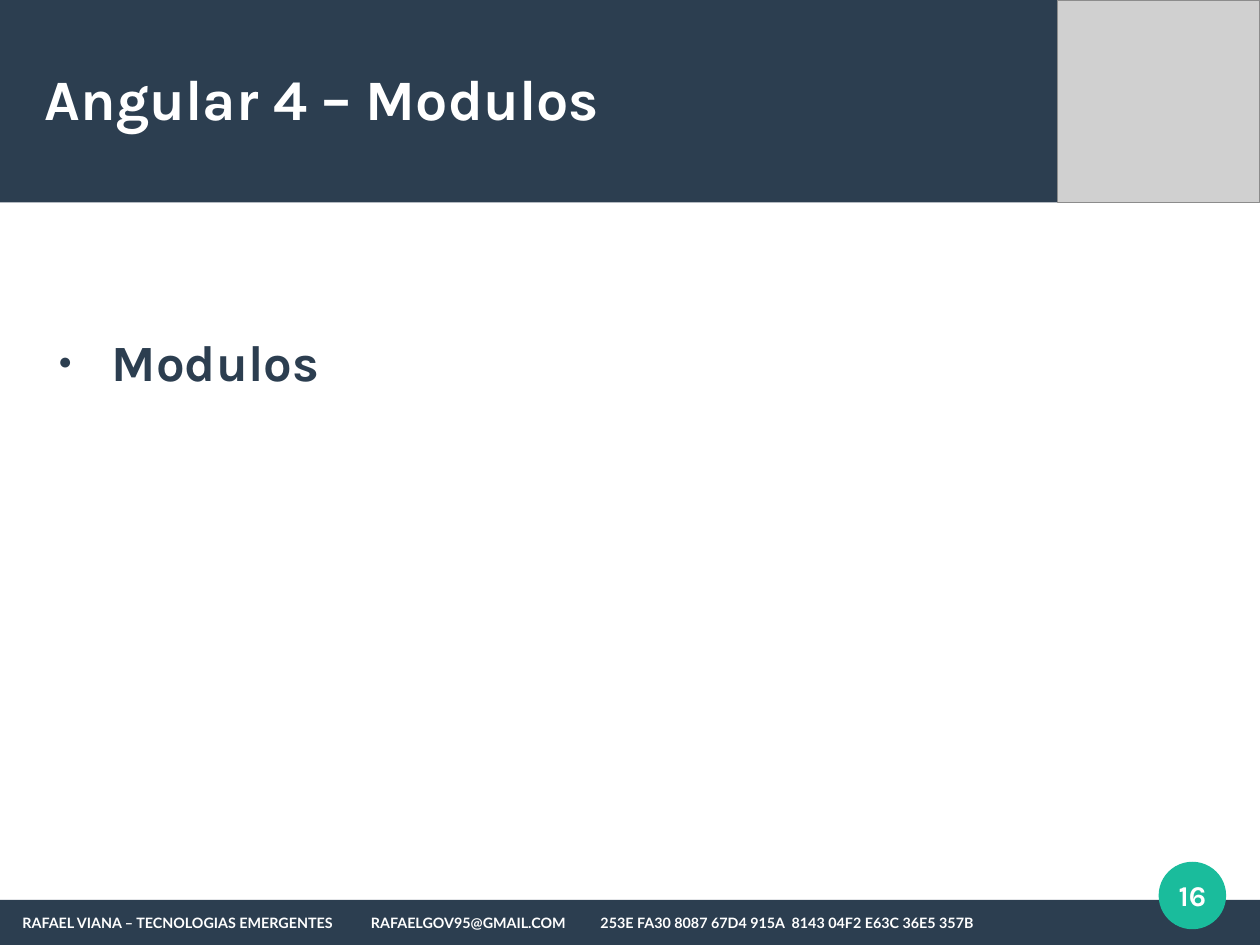
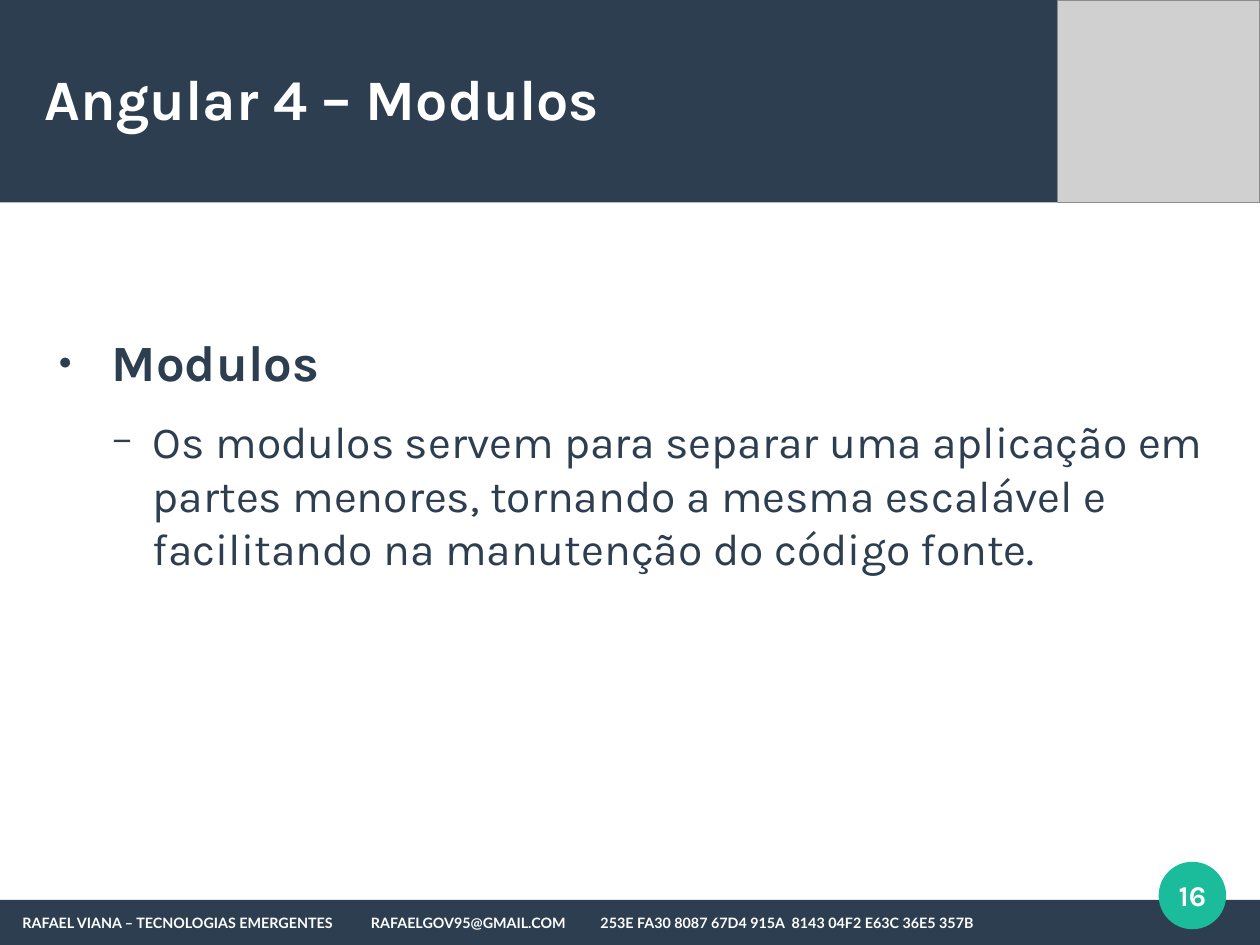
Before and after one commit to rafaelgov95/TE, a slide deck: slide 16 of Apresentação/Angular-4.odp. Drawn at 1260x945 pixels with LibreOffice and Linux fonts; fonts in the diff are those of the drawing; grey boxes stand for pictures. Boxes give left, top, right and bottom in pixels: in the first picture for what was removed or moved away, otherwise in the second. Text is boxed around its words. In the diff, an @@ line names an element or a change of style, - is before the commit and + after.

```diff
--- a/Apresentação/Angular-4.odp
+++ b/Apresentação/Angular-4.odp
@@ text at <box>153,427,1202,576</box>: paragraph added @@
+  − Os modulos servem para separar uma aplicação em partes menores, tornando a mesma escalável e facilitando na manutenção do código fonte.
```
Also in this commit, not shown: 3 other slides changed, 1 other file.
